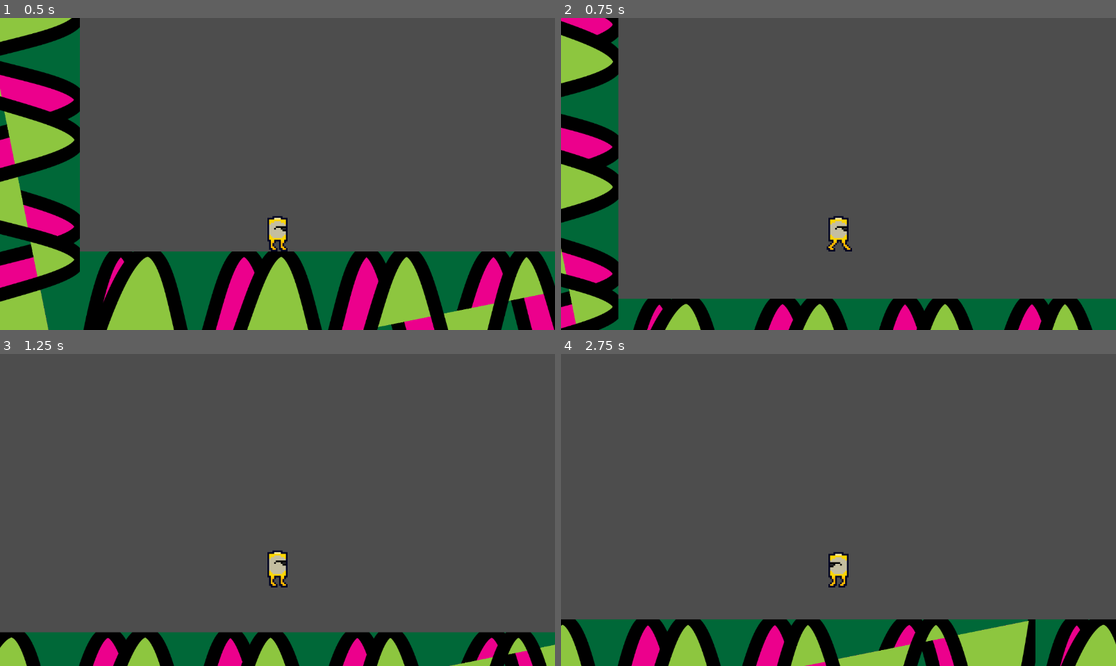
Above: before the commit, frames 1-4 (two rows, left to right).
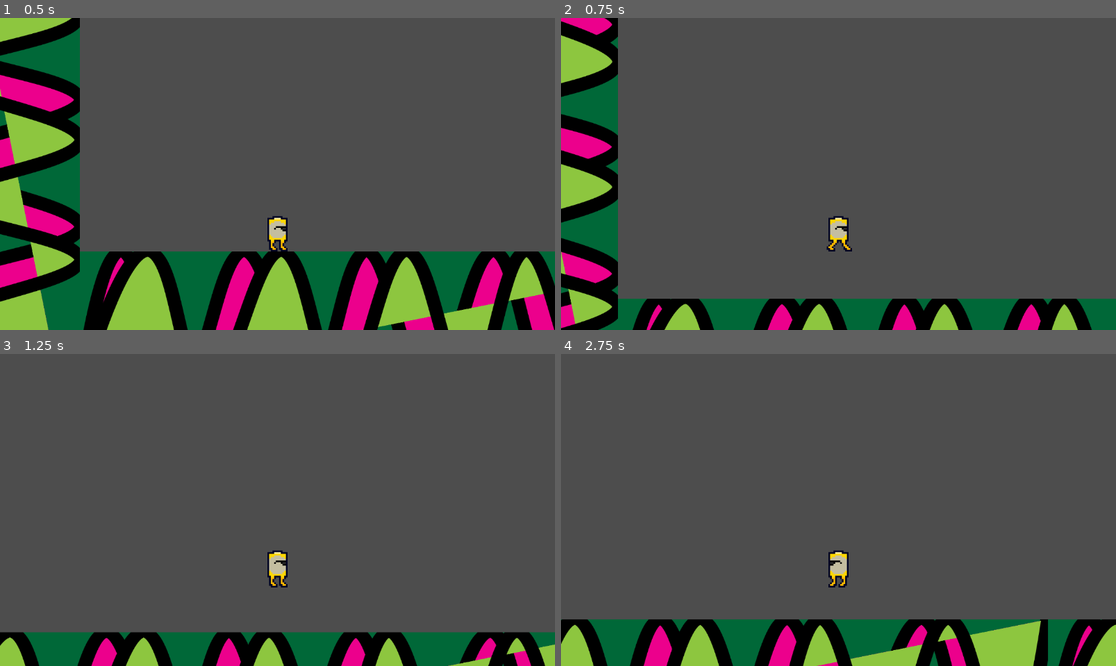
Above: after the commit, the same moments.

Repository: Tore-Forsberg/Godot-platformer
Game: Godot game, scene res://world.tscn
Two runs of this game, one before a commit and one after it. Both use one fixed random seed, a clock stepped at 60 frames per second and the inputs below.
Inputs:
- Up to frame 1 (0.5 s): no input
- Up to frame 2 (0.75 s): hold Right (move_right) from 0.53 s (still down); tap Space (jump) at 0.6 s
- Up to frame 3 (1.25 s): keep holding Right (move_right); tap Space (jump) at 0.77, 1.07 s
- Up to frame 4 (2.75 s): tap Space (jump) at 1.35, 1.52, 1.82, 2.1 s; release Right (move_right) at 2.03 s; hold Left (move_left) from 2.03 s (still down)

Frame 1 is identical in both runs. In frame 2, 1.0% of the frame differs, in the area x 0-96%, y 0-100%; in frame 3, 1.0%; in frame 4, 7.9%, in the area x 0-100%, y 63-100%.

Commit message:
Update wall jumping and add wall sliding

Diff:
--- a/scripts/player.gd
+++ b/scripts/player.gd
@@ -8,18 +8,17 @@
 @export var speed = 700 # This is the max speed of the player
 @export var acceleration = 90
 @export var deceleration = 25
-
-var air_acceleration = acceleration/2.4
-var air_deceleration = deceleration/2.4
-
 @export var jump_height = 220
 @export var time_to_jump_peak = 0.35 # The time it takes to reach the jump_height
 
+
+var air_acceleration = acceleration/2.1
+var air_deceleration = deceleration/2.1
 var is_jump_buffer_pressed: bool
-
 var jump_force: float
+var wall_jump_force: float
 var gravity: float
-
+var wall_slide_friction: float
 var is_jump_available: bool
 
 
@@ -28,7 +27,9 @@
 	animated_sprite.play("idle")
 
 	gravity = (2*jump_height)/pow(time_to_jump_peak, 2)
+	wall_slide_friction = gravity/1.5
 	jump_force = gravity * time_to_jump_peak
+	wall_jump_force = -jump_force * 0.8
 
 
 # Called every frame. 'delta' is the elapsed time since the previous frame.
@@ -85,14 +86,21 @@
 			jump_buffer_timer.start()
 	else:
 		velocity.y += gravity*delta
+		if is_on_wall_only():
+			var is_moving : bool = Input.get_axis("move_left", "move_right") != 0
+			var is_falling : bool = velocity.y > 0
+			var is_wall_sliding : bool = is_moving and is_falling
+			if is_wall_sliding == true:
+				velocity.y -= wall_slide_friction*delta
 
 
 func jump():
-	velocity.y = -jump_force
 	animated_sprite.play("idle")
+	if is_on_floor():
+		velocity.y = -jump_force
 	if is_on_wall_only():
-		velocity.y = -jump_force * 0.8
-		if animated_sprite.flip_h ==true:
+		velocity.y = wall_jump_force
+		if animated_sprite.flip_h == true:
 			velocity.x = speed
 		else:
 			velocity.x = -speed
Not shown, added: pla8D23.tmp
Not shown, added: plaA8F2.tmp
Not shown, added: plaAA5F.tmp
Not shown, added: plaC0FF.tmp
Not shown, added: plaF6AA.tmp
